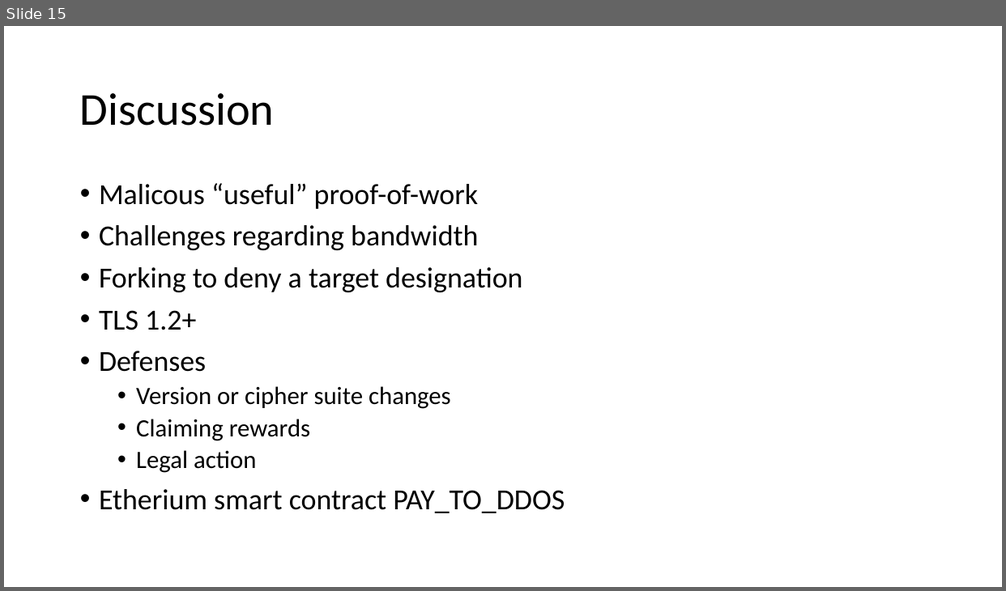
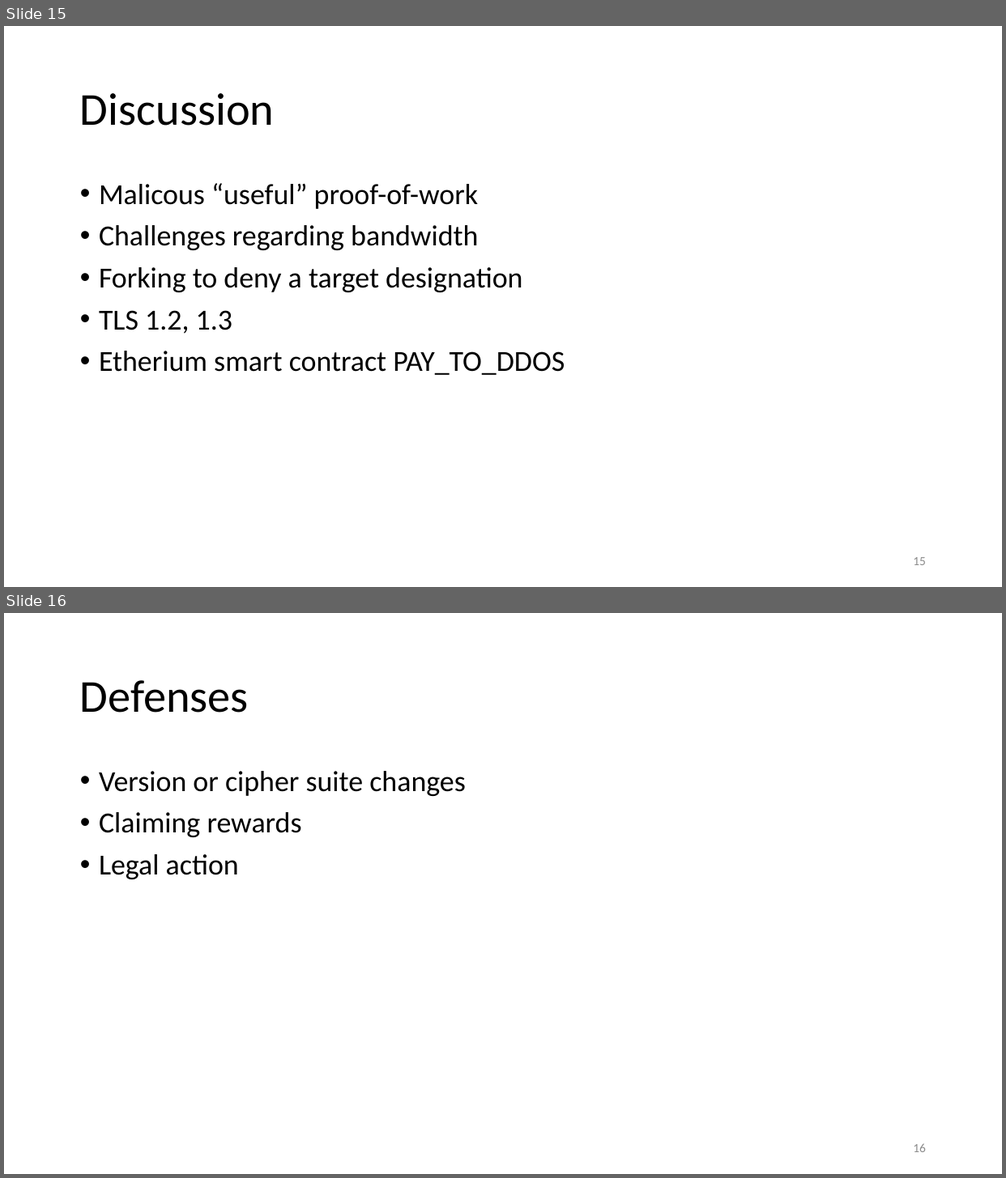
Before and after one commit to ewust/DDoSCoin, a slide deck: presentation/DDoSCoin.pptx. Shown one above the other, each under a label of ours: slide 15 before the commit, slides 15 and 16 after it. The pictures are 1006x591 and 1006x1178 pixels, drawn with LibreOffice and Linux fonts; fonts in the diff are those of the drawing. Boxes give left, top, right and bottom in pixels: in the first picture for what was removed or moved away, otherwise in the second. Text is boxed around its words. In the diff, an @@ line names an element or a change of style, - is before the commit and + after.

```diff
--- a/presentation/DDoSCoin.pptx
+++ b/presentation/DDoSCoin.pptx
@@ slide 16 added at [4, 613, 1002, 1174], background #FFFFFF @@
@@ title added at [80, 680, 249, 713], 44 pt, text #000000 @@
+Defenses
@@ text added at [99, 771, 466, 879], 28 pt, text #000000 @@
+• Version or cipher suite changes
+• Claiming rewards
+• Legal action
@@ page number added at [913, 1144, 926, 1152], 12 pt, text #8C8C8C @@
+16
@@ slide 15 changed as well @@
@@ text at [99, 310, 232, 334]: text changed; size 24 to 28 pt @@
-• TLS 1.2+
-• Defenses
-  • Version or cipher suite changes
-  • Claiming rewards
-  • Legal action
+• TLS 1.2, 1.3
@@ page number added at [913, 557, 926, 565], 12 pt, text #8C8C8C @@
+15
```
Also in this commit, not shown: 15 other slides changed, 1 other slide added, 1 slide removed.
